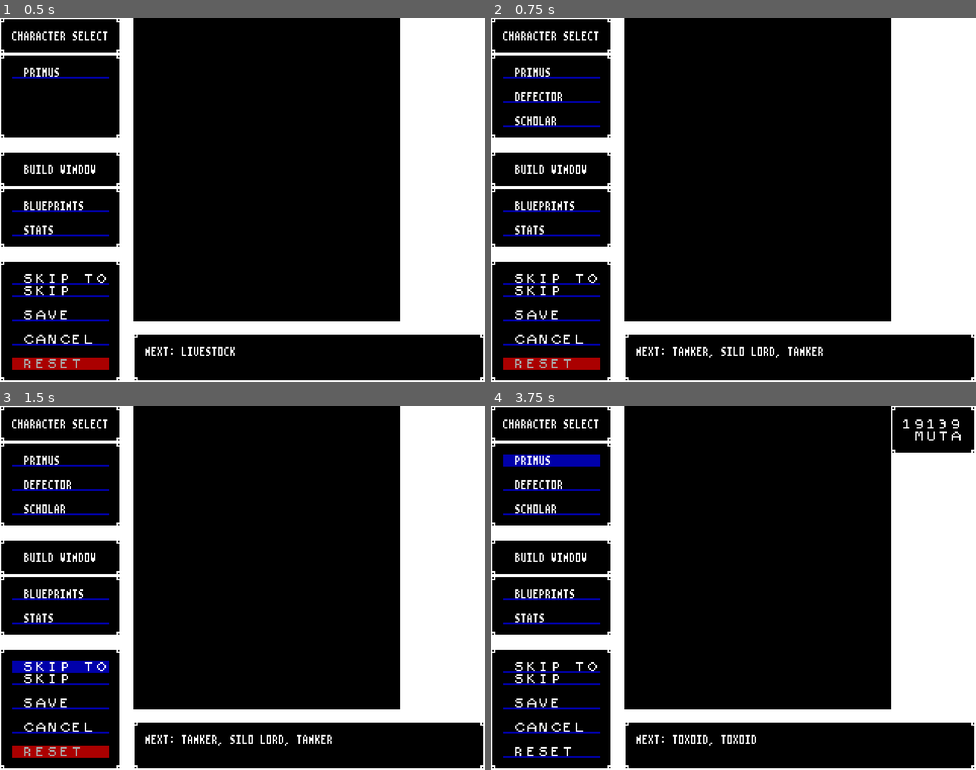
Above: before the commit, frames 1-4 (two rows, left to right).
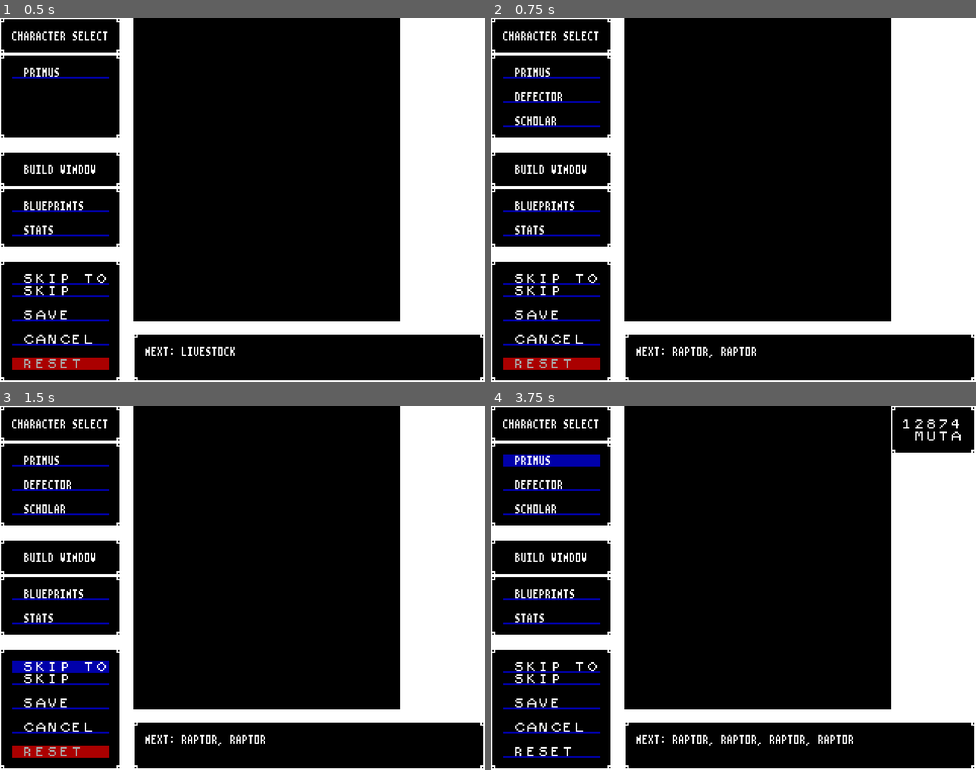
Above: after the commit, the same moments.

Repository: BeamBrain1/Morphose
Game: Godot game, scene res://Scenes/Global/root.tscn
Same seed, same stepped clock (60 frames per second), same inputs: the game is played once before the commit and once after it.
Inputs:
- Up to frame 1 (0.5 s): no input
- Up to frame 2 (0.75 s): click "SKIP TO" at 0.5 s
- Up to frame 3 (1.5 s): click "SKIP TO" at 1.25 s
- Up to frame 4 (3.75 s): click "SKIP" at 2 s; click "SKIP" at 2.75 s; click "PRIMUS" at 3.5 s

Frame 1 is identical in both runs. In frame 2, 0.2% of the frame differs, in the area x 37-69%, y 90-94%; in frame 3, 0.2%; in frame 4, 0.4%, in the area x 37-97%, y 3-94%.

Commit message:
Daily backup

Diff:
--- a/Scenes/Battle/EnemyCombatant.gd
+++ b/Scenes/Battle/EnemyCombatant.gd
@@ -40,6 +40,8 @@
 		result = siloLordChooseBlueprint(party_combatants)
 	elif morphose.name.matchn("TANKER"):
 		result = tankerChooseBlueprint(enemy_combatants)
+	elif morphose.name.matchn("SNIPER"):
+		result = sniperChooseBlueprint()
 	elif morphose.name.matchn("KING CRAB"):
 		result = kingCrabChooseBlueprint()
 	elif morphose.name.matchn("ZENITH"):
@@ -121,14 +123,24 @@
 	return chooseBlueprintOrNullFromList(choice_list)
 
 
+func sniperChooseBlueprint() -> Blueprint:
+	if sumOfBuffs() < 5:
+		if canUseBlueprint("Bullseye"):
+			return getBlueprint("Bullseye")
+	else:
+		if canUseBlueprint("Laser"):
+			return getBlueprint("Laser")
+	return chooseBlueprintOrNullFromList(getPossibleBlueprintActions())
+
+
 func kingCrabChooseBlueprint() -> Blueprint:
 	if ai_sequence % 2 == 0:
 		return chooseBlueprintOrNullFromList(getPossibleAttackActions())
 	else:
 		if getPossibleSupportActions().size() > 0:
-			if Blueprint.blueprintIsInList(getPossibleSupportActions(), "Marshal", 2) and hardened_stacks == MAX_STATUS_EFFECT_STACKS:
+			if canUseBlueprint("Marshal") and hardened_stacks == MAX_STATUS_EFFECT_STACKS:
 				return getBlueprint("Marshal", 2)
-			elif Blueprint.blueprintIsInList(getPossibleSupportActions(), "Marshal", 2) and sharpened_stacks == MAX_STATUS_EFFECT_STACKS:
+			elif canUseBlueprint("Marshal") and sharpened_stacks == MAX_STATUS_EFFECT_STACKS:
 				return getBlueprint("Formation", 2)
 			else:
 				return chooseBlueprintOrNullFromList(getPossibleSupportActions())
@@ -182,6 +194,10 @@
 
 
 func chooseSupportTarget(blueprint, enemy_combatants: Array[EnemyCombatant]) -> Combatant:
+
+	if morphose.name.matchn("GANG BOSS"):
+		return sniperChooseSupportTarget()
+
 	var highest_priority: int = 1000
 	for combatant in enemy_combatants:
 		if not combatant.isDefeated():
@@ -194,6 +210,10 @@
 	return target_list[randi() % target_list.size()]
 
 
+func sniperChooseSupportTarget() -> Combatant:
+	return self
+
+
 #	Choose a blueprint from a list, or null if the list is empty
 func chooseBlueprintOrNullFromList(blueprint_list: Array) -> Blueprint:
 	if blueprint_list.is_empty():
--- a/Scenes/Global/Constructs/Blueprint.gd
+++ b/Scenes/Global/Constructs/Blueprint.gd
@@ -18,9 +18,9 @@
 var predecessors: Array = []	# List of predecessor blueprints: lower-tier bluepritns of same name
 var special: String = ""		# Used to assign additional one-off capabilities
 
-const BIO_COST_T2_MULT: int = 20
-const BIO_COST_T2_MULT_Q_TRACK: int = 8
-const BIO_COST_T2_MULT_STATUS: int = 20
+const BIO_COST_T2_MULT: int = 16
+const BIO_COST_T2_MULT_Q_TRACK: int = 6
+const BIO_COST_T2_MULT_STATUS: int = 16
 const BIO_COST_T3_MULT: int = BIO_COST_T2_MULT * 8
 const BIO_COST_T3_MULT_STATUS: int = BIO_COST_T2_MULT_STATUS * 8
 const TP_COST_T2_MULT: int = 5
--- a/Scenes/Global/Constructs/PartyMember.gd
+++ b/Scenes/Global/Constructs/PartyMember.gd
@@ -13,7 +13,7 @@
 var blueprint_slots: int = STARTING_BLUEPRINT_SLOTS
 const MAX_BLUEPRINT_SLOTS: int = 10
 const BASE_ADD_BLUEPRINT_SLOT_MUTA_COST: int = 100
-const ADD_BLUEPRINT_COST_MULTIPLIER: int = 4
+const ADD_BLUEPRINT_COST_MULTIPLIER: int = 3
 
 # Cost in bio-energy to boost a stat were it a given value
 func costToBoostStatForValue(stat: GlobalProgramData.COMBAT_STAT, value: int) -> int:
--- a/Scenes/Global/Tables/EncounterTable.gd
+++ b/Scenes/Global/Tables/EncounterTable.gd
@@ -49,7 +49,6 @@
 	table.append([enemy("Aquila"), enemy("Aquila"), enemy("Marksman")])
 	table.append([enemy("Aquila"), enemy("Aquila"), enemy("Marksman"), enemy("Marksman")])
 	table.append([enemy("Stoneback"), enemy("Stoneback"), enemy("Marksman"), enemy("Marksman"), enemy("Marksman")])
-	table.append([enemy("Aquila"), enemy("Stoneback")])
 	table.append([enemy("Searcher"), enemy("Searcher")])
 	table.append([enemy("Searcher"), enemy("Searcher"), enemy("Launcher"), enemy("Launcher")])
 	table.append([enemy("Searcher"), enemy("Searcher"), enemy("Launcher"), enemy("Launcher")])
@@ -63,6 +62,7 @@
 	table.append([enemy("Raptor"), enemy("Raptor"), enemy("Raptor")])
 	table.append([enemy("Raptor"), enemy("Raptor"), enemy("Raptor"), enemy("Raptor")])
 	table.append([enemy("Raptor"), enemy("Raptor"), enemy("Raptor"), enemy("Raptor"), enemy("Raptor"), enemy("Raptor")])
+	table.append([enemy("Sniper"), enemy("Sniper")])
 	table.append([enemy("APU-019"), enemy("APU-019"), enemy("APU-019"), enemy("APU-019"), enemy("APU-019"), enemy("APU-019"), enemy("APU-019"), enemy("APU-019")])
 	table.append([enemy("Prototype")])
 	table.append([enemy("Crab"), enemy("Crab")])
--- a/Scenes/Global/Tables/EnemyTable.gd
+++ b/Scenes/Global/Tables/EnemyTable.gd
@@ -251,7 +251,6 @@
 	current_enemy.defense = 20
 	current_enemy.senses = 60
 	current_enemy.speed = 30
-	current_enemy.support_priority = 1
 	current_enemy.installBlueprintByNameAndTier("Laser", 1, 2)
 	current_enemy.installBlueprintByNameAndTier("Bullseye", 2)
 	current_enemy.support_priority = 1
@@ -327,12 +326,12 @@
 
 	current_enemy = EnemyType.new()
 	current_enemy.name = "Toxoid"
-	current_enemy.hp = 180
+	current_enemy.hp = 150
 	current_enemy.tech_points = 120
-	current_enemy.attack = 65
+	current_enemy.attack = 40
 	current_enemy.defense = 40
-	current_enemy.senses = 60
-	current_enemy.speed = 60
+	current_enemy.senses = 45
+	current_enemy.speed = 45
 	current_enemy.installBlueprintByNameAndTier("Claw", 2, 2)
 	current_enemy.installBlueprintByNameAndTier("Tear Gas", 2)
 	current_enemy.installBlueprintByNameAndTier("Numb Gas", 2)
@@ -342,15 +341,29 @@
 
 	current_enemy = EnemyType.new()
 	current_enemy.name = "Raptor"
-	current_enemy.hp = 200
+	current_enemy.hp = 150
 	current_enemy.tech_points = 160
-	current_enemy.attack = 70
+	current_enemy.attack = 50
 	current_enemy.defense = 35
-	current_enemy.senses = 90
-	current_enemy.speed = 90
-	current_enemy.installBlueprintByNameAndTier("Claw", 2, 2)
+	current_enemy.senses = 80
+	current_enemy.speed = 100
+	current_enemy.installBlueprintByNameAndTier("Claw", 2, 5)
+	current_enemy.installBlueprintByNameAndTier("ChemBomb", 2, 2)
 	current_enemy.installBlueprintByNameAndTier("FragBomb", 2)
-	current_enemy.installBlueprintByNameAndTier("ChemBomb", 2)
+	addEnemyToTable(current_enemy)
+
+	current_enemy = EnemyType.new()
+	current_enemy.name = "Sniper"
+	current_enemy.hp = 700
+	current_enemy.tech_points = 300
+	current_enemy.attack = 80
+	current_enemy.defense = 50
+	current_enemy.senses = 120
+	current_enemy.speed = 70
+	current_enemy.installBlueprintByNameAndTier("Laser", 2)
+	current_enemy.installBlueprintByNameAndTier("Bullseye", 2)
+	current_enemy.installBlueprintByNameAndTier("Hydrocoat", 1)
+	current_enemy.installBlueprintByNameAndTier("Molt", 1)
 	addEnemyToTable(current_enemy)
 
 	### MILITARY BASE ###
--- a/Scenes/Global/root.gd
+++ b/Scenes/Global/root.gd
@@ -4,7 +4,7 @@
 
 const CONTROLLER_DIRECTORY_AND_PREFIX = "res://Scenes/Controllers/Controller"
 
-const STARTING_BIO_ENERGY: int = 10000
+const STARTING_BIO_ENERGY: int = 0
 
 # Called when the node enters the scene tree for the first time.
 func _ready() -> void:
@@ -48,7 +48,7 @@
 
 
 func skipToEncounter() -> void:
-	while not EncounterTable.encounterHasEnemy(EncounterTable.table[ActiveSaveData.current_battle], "Silo Lord"):
+	while not EncounterTable.encounterHasEnemy(EncounterTable.table[ActiveSaveData.current_battle], "Raptor"):
 		skipBattle()
 
 
@@ -67,8 +67,6 @@
 	c1.installBlueprint(Blueprint.getBlueprintFromGlobalList("Claw", 1), true)
 
 	ActiveSaveData.addPartyMember(c1)
-	#ActiveSaveData.addPartyMember(c2)
-	#ActiveSaveData.addPartyMember(c3)
 
 
 func addDefector():
@@ -84,6 +82,7 @@
 	c2.discounted_stats = [GlobalProgramData.COMBAT_STAT.HP, GlobalProgramData.COMBAT_STAT.ATTACK, GlobalProgramData.COMBAT_STAT.DEFENSE]
 
 	c2.installBlueprint(Blueprint.getBlueprintFromGlobalList("Claw", 1), true)
+
 	ActiveSaveData.addPartyMember(c2)
 
 
Not shown, changed: blueprints.dat
